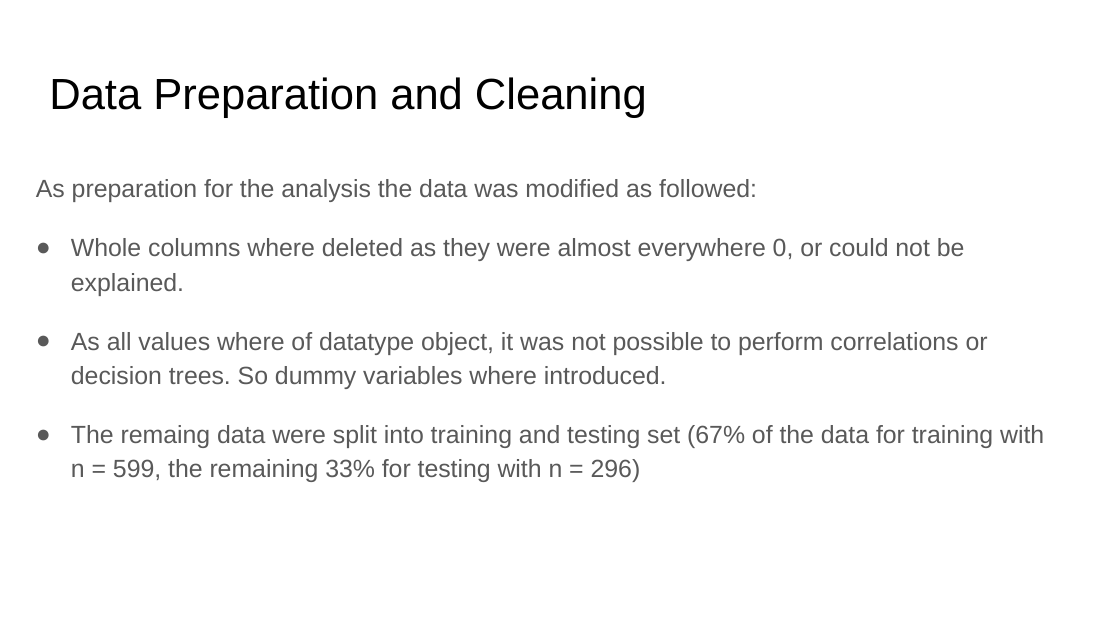
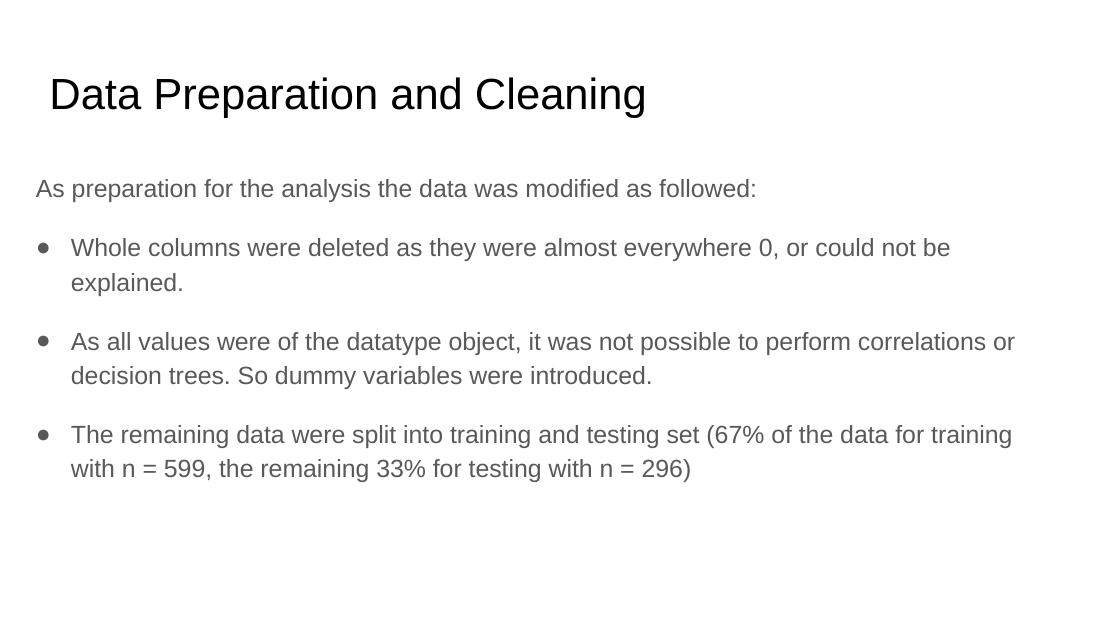
Before and after one commit to an-m-t/EDX-Final-Project-Week, a slide deck: slide 6 of Diabetes_Presentation.pptx. Drawn at 1120x630 pixels with LibreOffice and Linux fonts; fonts in the diff are those of the drawing. Boxes give left, top, right and bottom in pixels: in the first picture for what was removed or moved away, otherwise in the second. Text is boxed around its words. In the diff, an @@ line names an element or a change of style, - is before the commit and + after.

```diff
--- a/Diabetes_Presentation.pptx
+++ b/Diabetes_Presentation.pptx
@@ text at [71, 238, 1015, 482]: text changed @@
-● Whole columns where deleted as they were almost everywhere 0, or could not be explained.
-● As all values where of datatype object, it was not possible to perform correlations or decision trees. So dummy variables where introduced.
-● The remaing data were split into training and testing set (67% of the data for training with n = 599, the remaining 33% for testing with n = 296)
+● Whole columns were deleted as they were almost everywhere 0, or could not be explained.
+● As all values were of the datatype object, it was not possible to perform correlations or decision trees. So dummy variables were introduced.
+● The remaining data were split into training and testing set (67% of the data for training with n = 599, the remaining 33% for testing with n = 296)
```
Also in this commit, not shown: 10 other slides changed.
